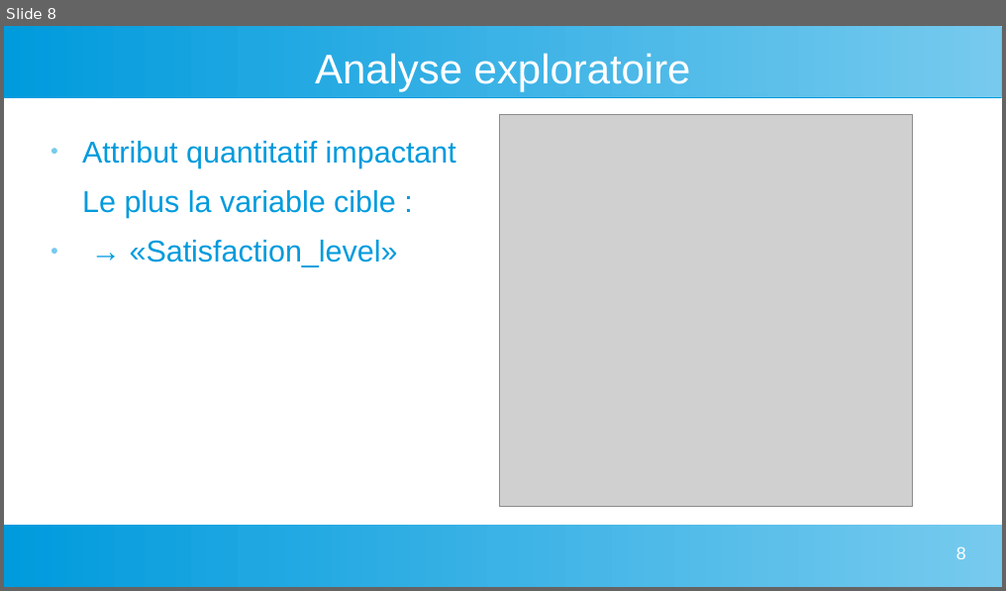
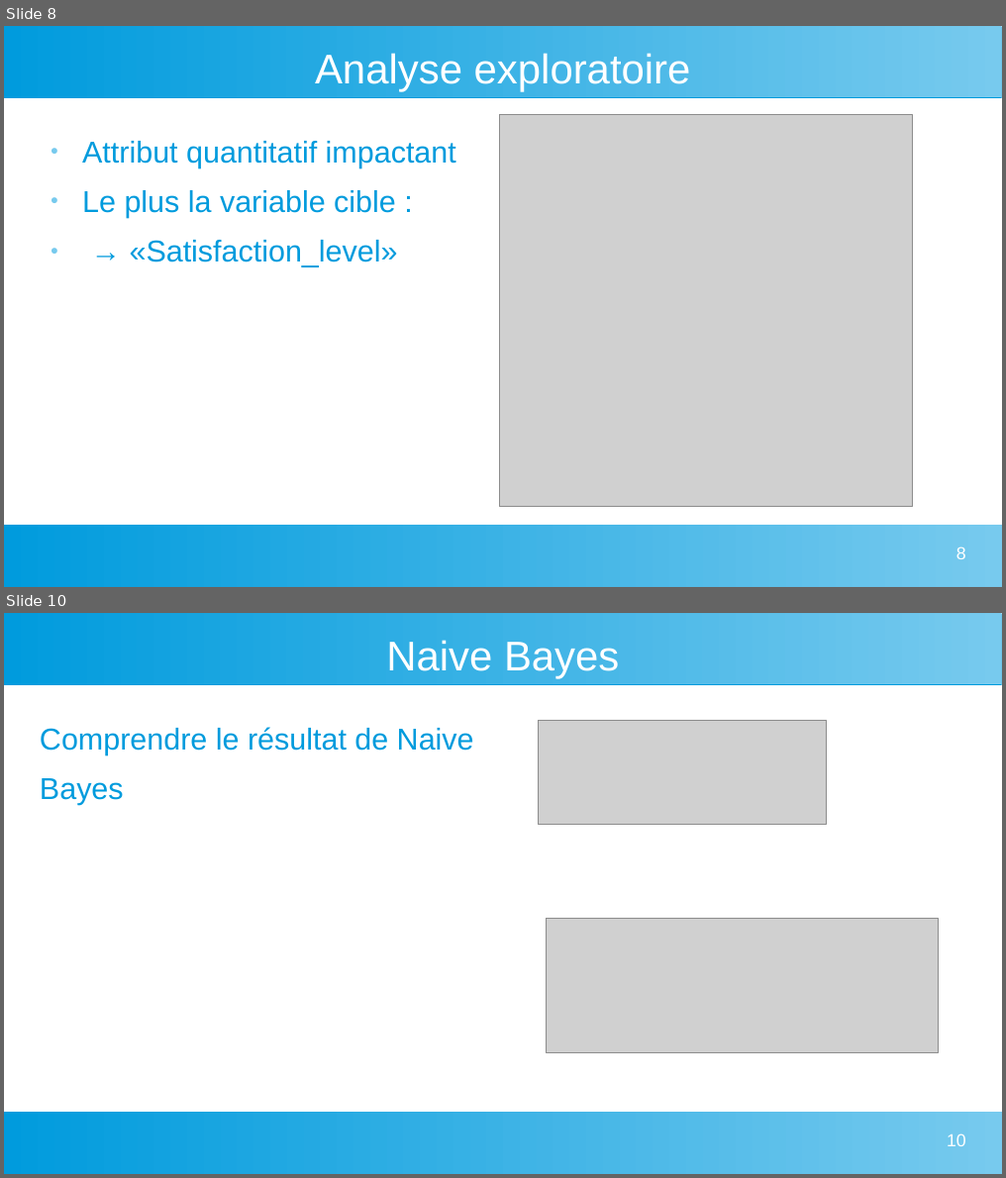
Before and after one commit to rogueH/DataMining_ProjetFinal, a slide deck: Présentation final.odp. Shown one above the other, each under a label of ours: slide 8 before the commit, slides 8 and 10 after it; the slides between them are not shown. The pictures are 1006x591 and 1006x1178 pixels, drawn with LibreOffice and Linux fonts; fonts in the diff are those of the drawing; grey boxes stand for pictures. Boxes give left, top, right and bottom in pixels: in the first picture for what was removed or moved away, otherwise in the second. Text is boxed around its words. In the diff, an @@ line names an element or a change of style, - is before the commit and + after.

```diff
--- a/Présentation final.odp
+++ b/Présentation final.odp
@@ slide 10 added at [4, 613, 1002, 1174], background #FFFFFF; not listed: 2 template elements that a slide beside it also shows @@
@@ title added at [386, 640, 619, 679], 33 pt, text #FFFFFF @@
+Naive Bayes
@@ text added at [40, 727, 474, 805], 24 pt, text #009BDD @@
+Comprendre le résultat de Naive
+Bayes
@@ picture added at [539, 720, 827, 825] @@
@@ picture added at [547, 918, 938, 1054] @@
@@ page number added at [946, 1134, 966, 1147], 14 pt, text #FFFFFF @@
+10
@@ slide 8 changed as well @@
@@ text "Attribut quantitatif impactant" at [82, 141, 456, 268]: indent changed; bullet none to ● @@
```
Also in this commit, not shown: 7 other slides changed, 2 other slides added.
